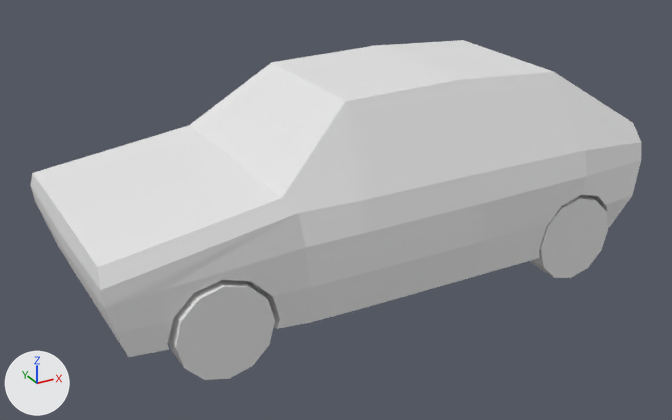
Renders of the glTF model assets/golfik.glb from each side of a commit.
One viewpoint serves both versions: a 50 mm camera at (-5.0, -8.87, 3.68) aimed at (-0.18, -0.1, -0.7). The axes (+X, +Y, +Z) are drawn at lower left. The lights are the same throughout. The first picture is the older version. Where no turn or scale is listed for an object, it has been applied to the vertices.

The older version as bpy lines, for what is in view:
```python
me_circle_004 = bpy.data.meshes.new('Circle.004')
me_circle_004.from_pydata(...)  # a 12-sided cylinder along y spanning x -0.518..0.518, y -0.179..0.179, z -0.518..0.518
me_circle_005 = bpy.data.meshes.new('Circle.005')
me_circle_005.from_pydata(...)  # a 12-sided cylinder along y spanning x -0.518..0.518, y -0.179..0.179, z -0.518..0.518
me_cube_003 = bpy.data.meshes.new('Cube.003')
me_cube_003.from_pydata(...)  # 158 vertices, 312 faces; spans x -3.33..3.3, y -1.56..1.56, z -1.18..0.91
me_cube_003.materials.append(mat_material_001)  # white #e7e7e7
ob_body = bpy.data.objects.new('body', me_cube_003)
ob_body.location = (0.0, 0.0, 0.0)
ob_wheel_back_left = bpy.data.objects.new('wheel back left', me_circle_005)
ob_wheel_back_left.location = (2.271, -1.323, -1.055)
ob_wheel_front_left = bpy.data.objects.new('wheel front left', me_circle_004)
ob_wheel_front_left.location = (-2.163, -1.323, -1.055)
```
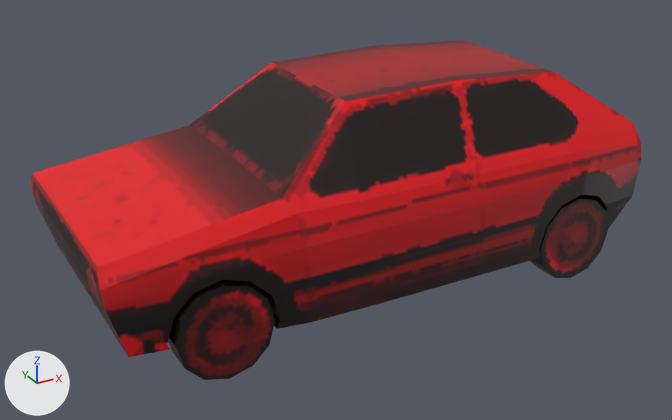
Boxes [x1, y1, x2, y2] around the edits, measured in the pictures (672 x 420 px):
'body', recoloured (darker): [31, 40, 641, 357] in both
'wheel front left', recoloured (white to red): [168, 280, 275, 380] in both
'wheel back left', recoloured (white to brown): [531, 195, 608, 278] in both

The change in detail:
Picture 'golfik' (img_golfik) is new.
Material 'golfic_texture' (mat_golfic_texture) is new.
Its texture is img_golfik.
me_cube_003 has 158 vertices, 312 faces and spans x -3.33..3.3, y -1.56..1.56, z -1.18..0.91.
me_cube_003 no longer uses material mat_material_001 (white #e7e7e7).
me_cube_003 gains material mat_golfic_texture (picture img_golfik).
me_circle_005 has 24 vertices, 44 faces and spans x -0.518..0.518, y -0.179..0.179, z -0.518..0.518.
me_circle_005 gains material mat_golfic_texture (picture img_golfik).
me_circle_004 has 24 vertices, 44 faces and spans x -0.518..0.518, y -0.179..0.179, z -0.518..0.518.
me_circle_004 gains material mat_golfic_texture (picture img_golfik).
